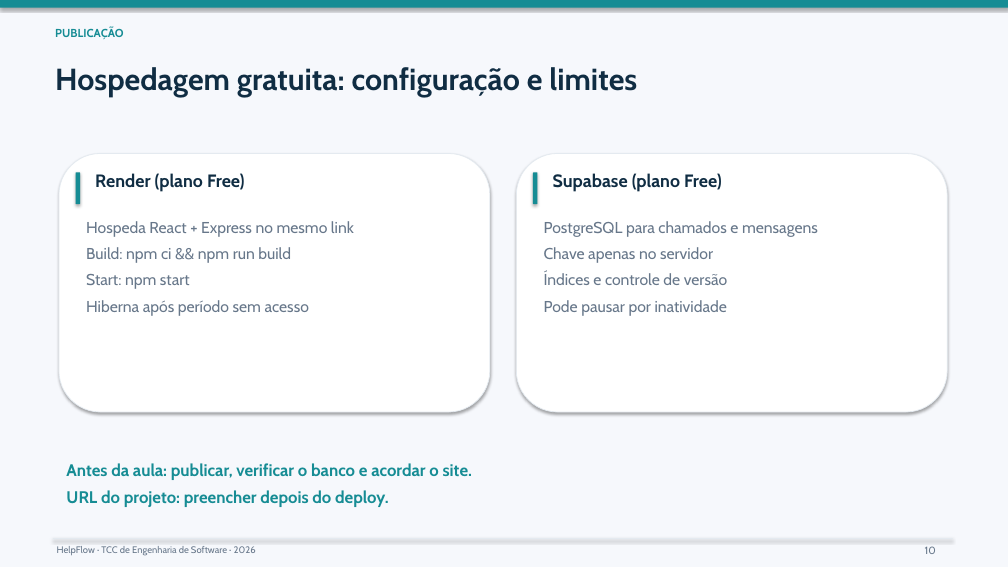
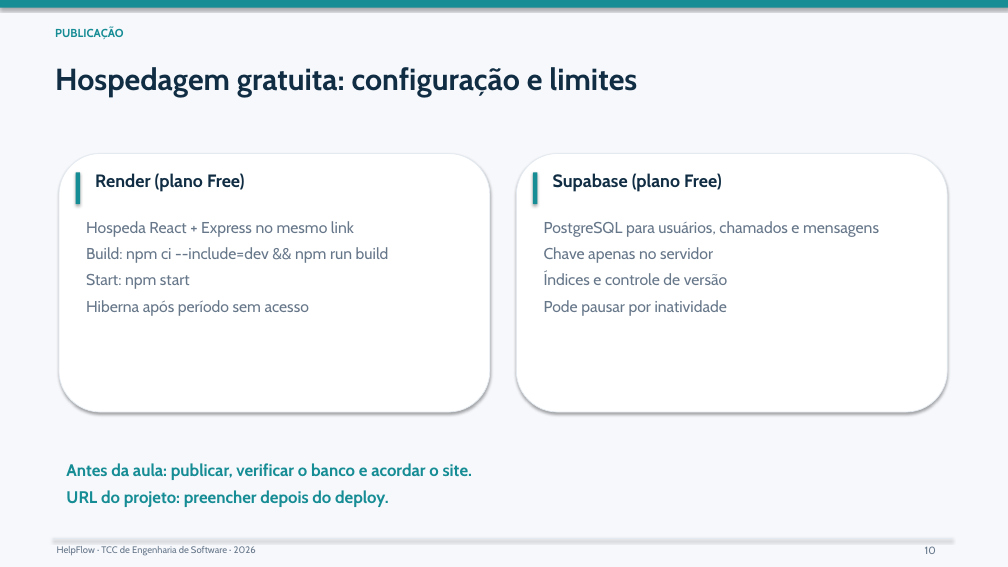
Before and after one commit to Goldcrowb/TCC_HelpFlow, a slide deck: slide 10 of apresentacao/Apresentacao_HelpFlow_TCC.pptx. Drawn at 1008x567 pixels with LibreOffice and Linux fonts; fonts in the diff are those of the drawing. Boxes give left, top, right and bottom in pixels: in the first picture for what was removed or moved away, otherwise in the second. Text is boxed around its words. In the diff, an @@ line names an element or a change of style, - is before the commit and + after.

```diff
--- a/apresentacao/Apresentacao_HelpFlow_TCC.pptx
+++ b/apresentacao/Apresentacao_HelpFlow_TCC.pptx
@@ text at bbox=[544, 221, 879, 237]: text changed @@
-PostgreSQL para chamados e mensagens
+PostgreSQL para usuários, chamados e mensagens
@@ text at bbox=[86, 247, 389, 263]: text changed @@
-Build: npm ci && npm run build
+Build: npm ci --include=dev && npm run build
```
Also in this commit, not shown: 5 other slides changed, 39 other files.
